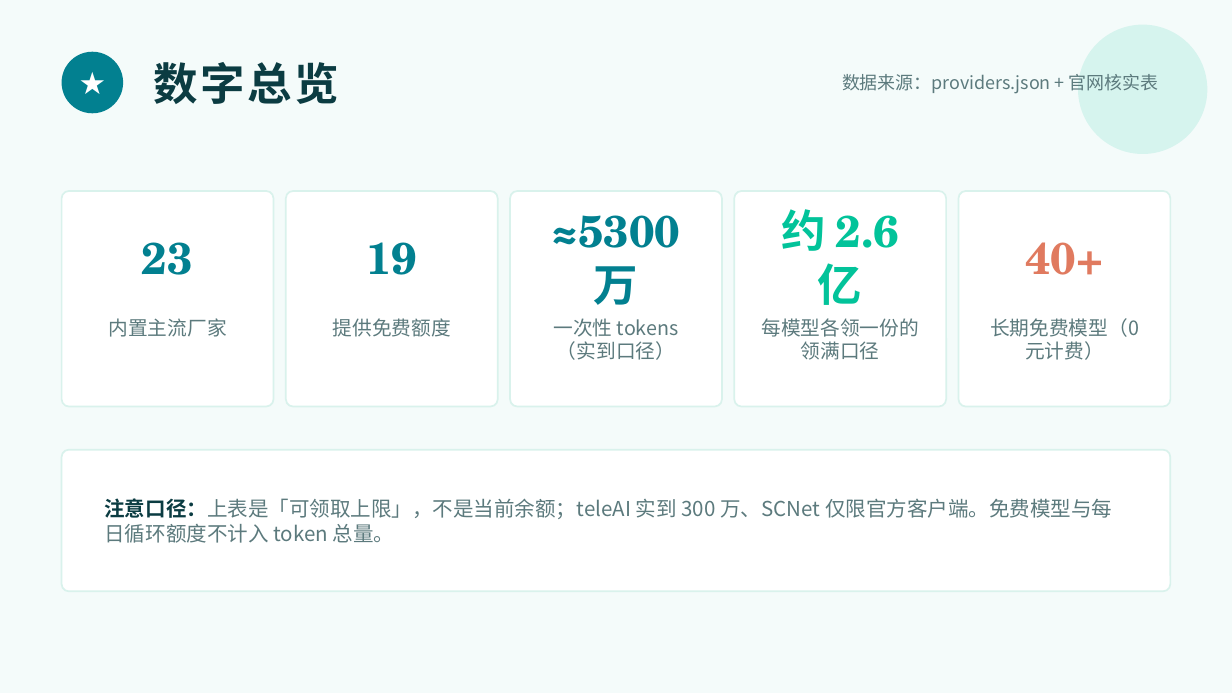
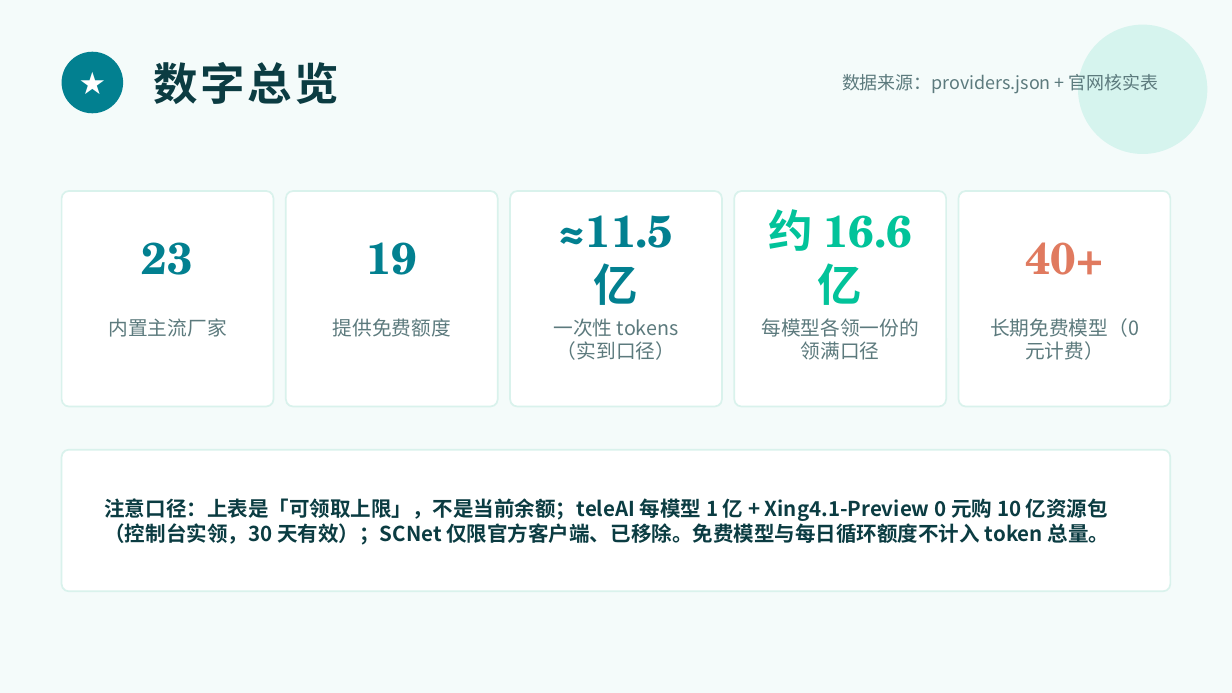
Before and after one commit to hsliuping/Facet, a slide deck: slide 3 of docs/Facet免费额度全景.pptx. Drawn at 1232x693 pixels with LibreOffice and Linux fonts; fonts in the diff are those of the drawing. Boxes give left, top, right and bottom in pixels: in the first picture for what was removed or moved away, otherwise in the second. Text is boxed around its words. In the diff, an @@ line names an element or a change of style, - is before the commit and + after.

Commit message:
fix(teleai): 模型 id 勘误为 Xing4.1-Preview，核实 0 元购 10 亿资源包并统一额度口径
- seed teleai-xing: auto 改指 Xing4.1-Preview（74 次成功调用实证 API id 无 "1"），model_quota 面额 11 亿 = 免费 1 亿 + 0 元购 10 亿；测试断言同步
- 文档口径统一：手册 4.12、免费额度总览（实到 ≈11.5 亿 / 领满 ≈16.6 亿）、官网核实表、模式对照表、接入记录、PROGRESS 勘误行
- 全景 PPT 数字重算：22/18 家、删 SCNet 行、teleAI 行改 11 亿 + 1 亿/模型（30 天有效）、安装包 1.0.1、测试数 1403
- 裁剪硅基流动密钥页截图底部账号归属名

```diff
--- a/docs/Facet免费额度全景.pptx
+++ b/docs/Facet免费额度全景.pptx
@@ text at bbox=[768, 209, 912, 305]: text changed @@
-约 2.6 亿
+约 16.6 亿
@@ text at bbox=[559, 215, 674, 305]: text changed @@
-≈5300 万
+≈11.5 亿
@@ text at bbox=[104, 498, 1110, 545]: text changed; text colour #5C7A7D to #0B3C42; bold on @@
-注意口径：上表是「可领取上限」，不是当前余额；teleAI 实到 300 万、SCNet 仅限官方客户端。免费模型与每日循环额度不计入 token 总量。
+注意口径：上表是「可领取上限」，不是当前余额；teleAI 每模型 1 亿 + Xing4.1-Preview 0 元购 10 亿资源包（控制台实领，30 天有效）；SCNet 仅限官方客户端、已移除。免费模型与每日循环额度不计入 token 总量。
```
Also in this commit, not shown: 4 other slides changed, 10 other files.
